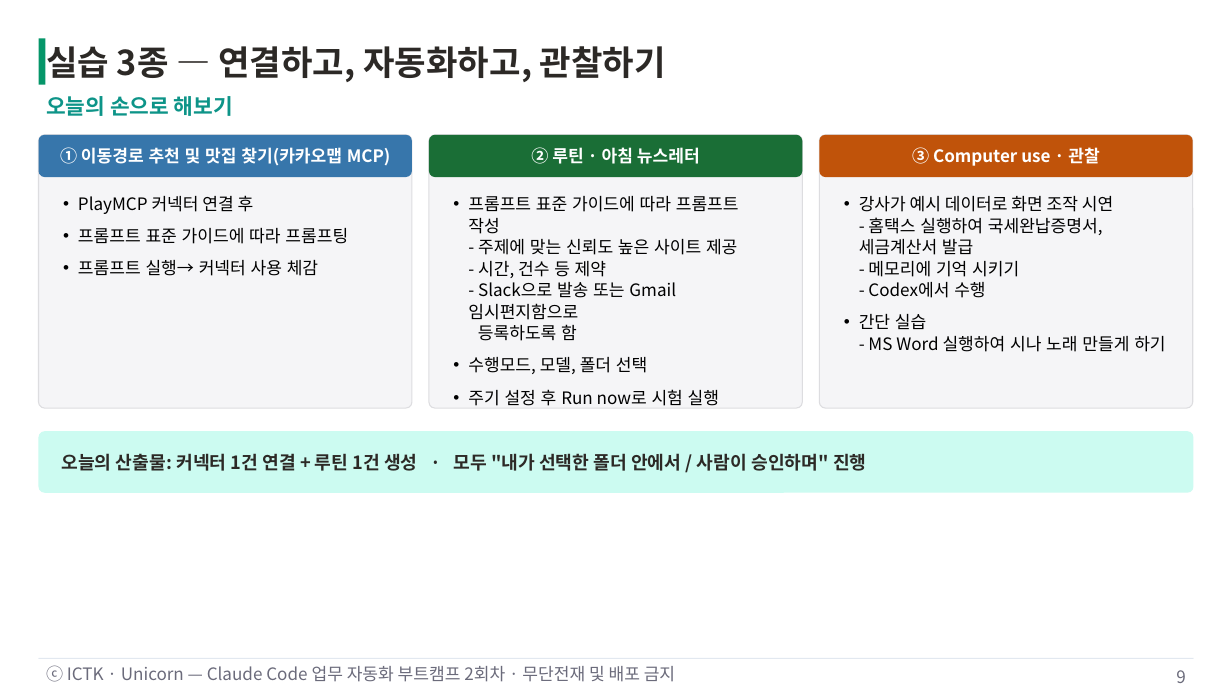
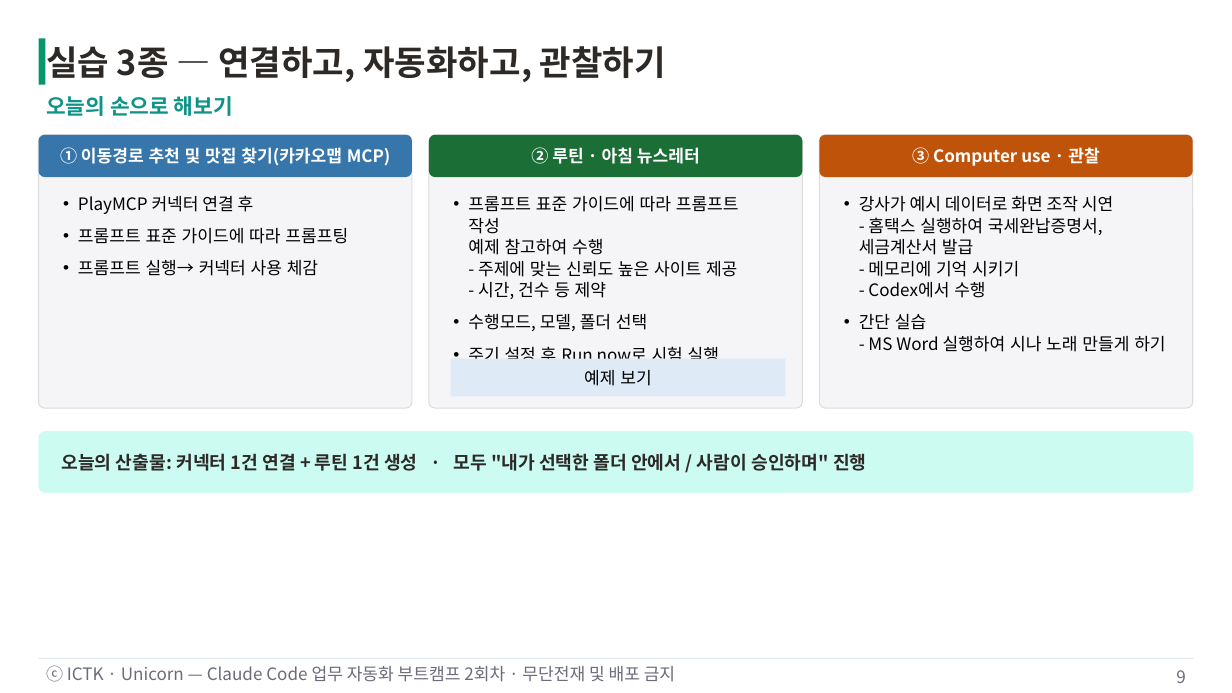
Before and after one commit to unicorn-campus/ai-automation, a slide deck: slide 9 of decks/02-connectors-routines/2회차-커넥터-루틴-ComputerUse.pptx. Drawn at 1232x693 pixels with LibreOffice and Linux fonts; fonts in the diff are those of the drawing. Boxes give left, top, right and bottom in pixels: in the first picture for what was removed or moved away, otherwise in the second. Text is boxed around its words. In the diff, an @@ line names an element or a change of style, - is before the commit and + after.

Commit message:
2회차 자료 업데이트: 커넥터-루틴 PPT 및 AI뉴스레터 프롬프트 수정

```diff
--- a/decks/02-connectors-routines/2회차-커넥터-루틴-ComputerUse.pptx
+++ b/decks/02-connectors-routines/2회차-커넥터-루틴-ComputerUse.pptx
@@ text at bbox=[468, 196, 739, 299]: text changed @@
-• 프롬프트 표준 가이드에 따라 프롬프트 작성
-  - 주제에 맞는 신뢰도 높은 사이트 제공
-  - 시간, 건수 등 제약
-  - Slack으로 발송 또는 Gmail 임시편지함으로
-  등록하도록 함
+• 프롬프트 표준 가이드에 따라 프롬프트 작성
+  예제 참고하여 수행
+  - 주제에 맞는 신뢰도 높은 사이트 제공
+  - 시간, 건수 등 제약
@@ rectangle added at bbox=[450, 359, 785, 397], fill #DEEBF7, 16 pt, text #000000 @@
+예제 보기
```
Also in this commit, not shown: 1 other file.
